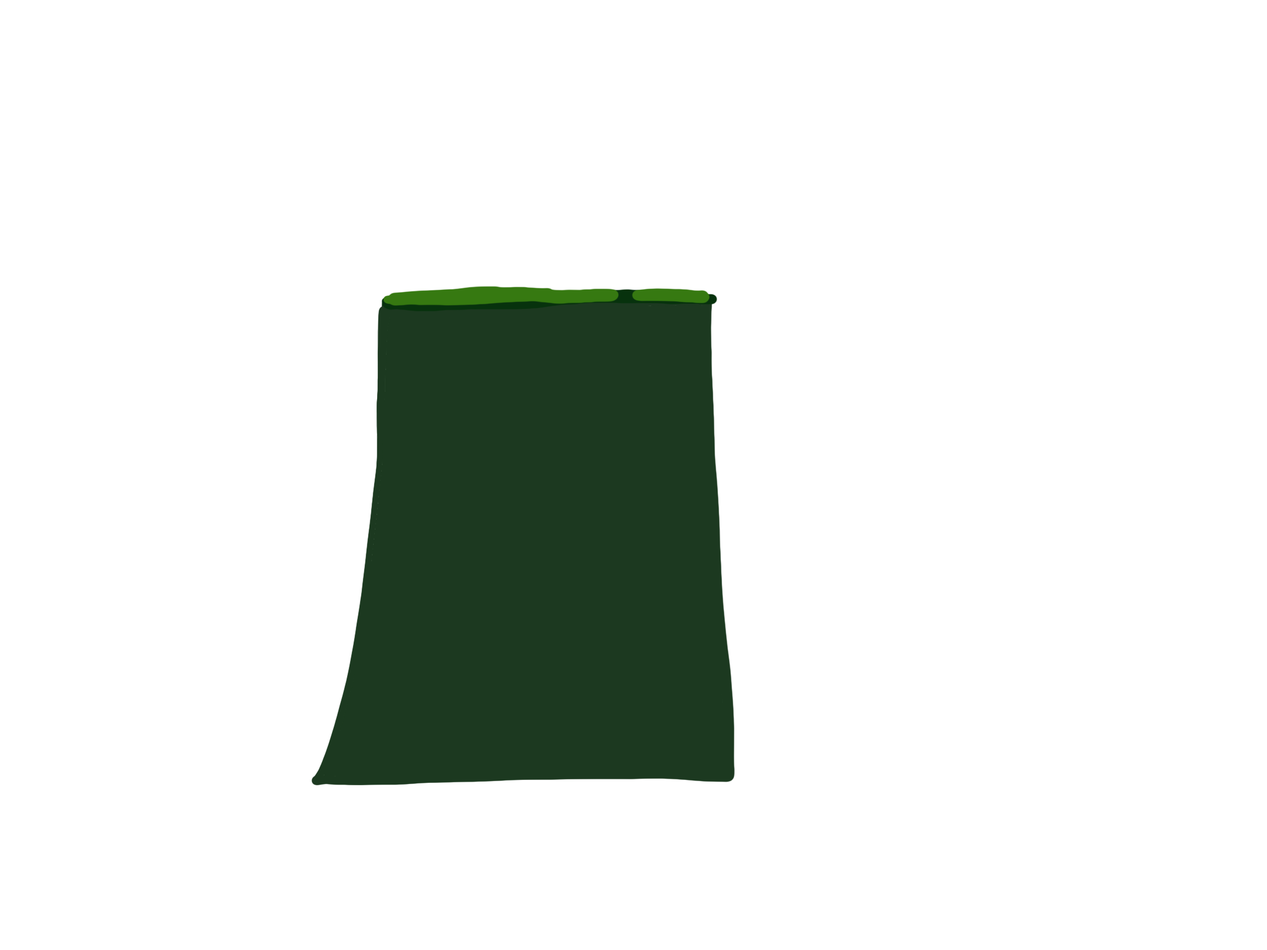
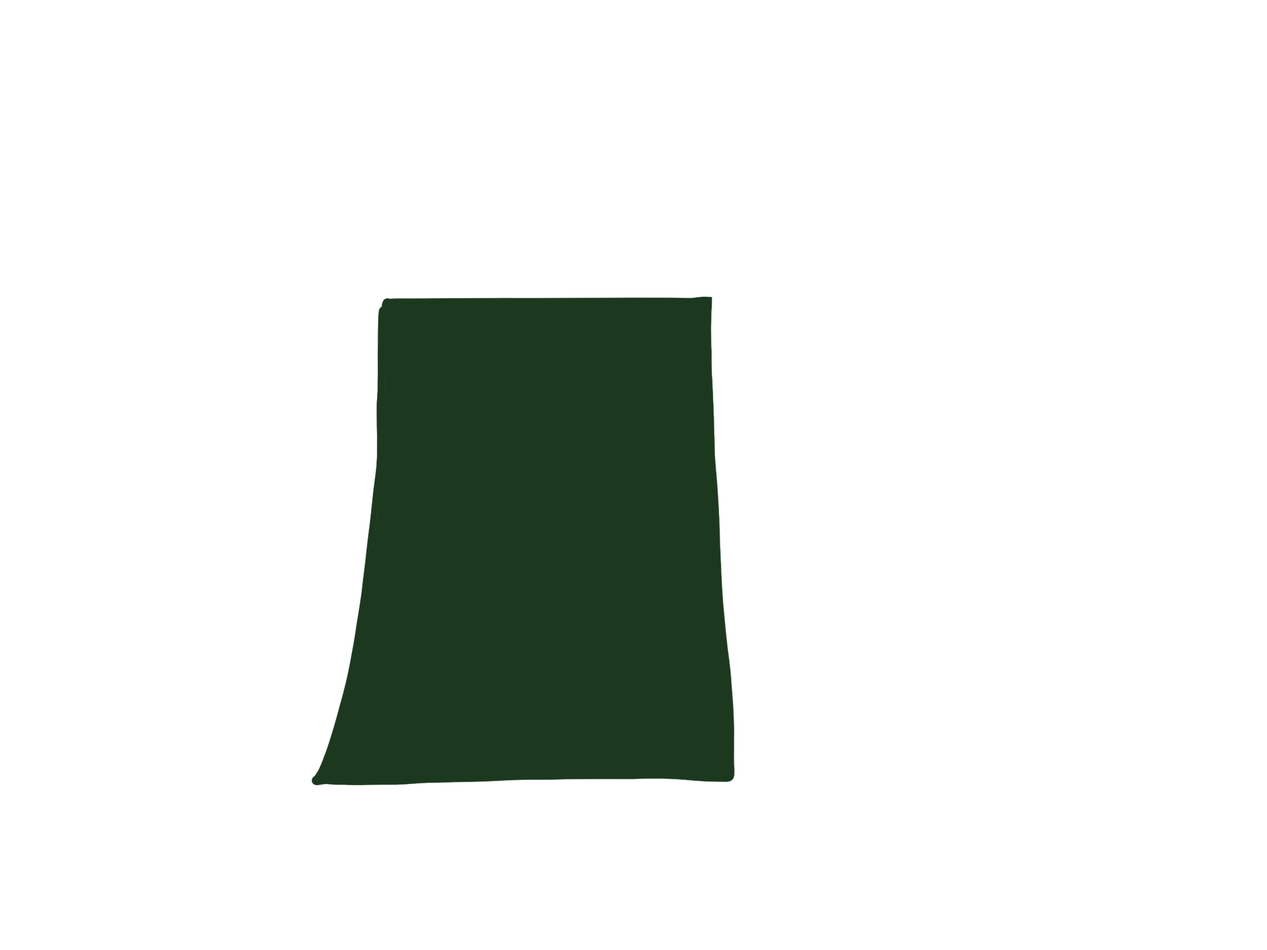
Layers edited between the first and the second 1267x950 image:
hid "Layer 12" over [381, 285, 718, 312]
